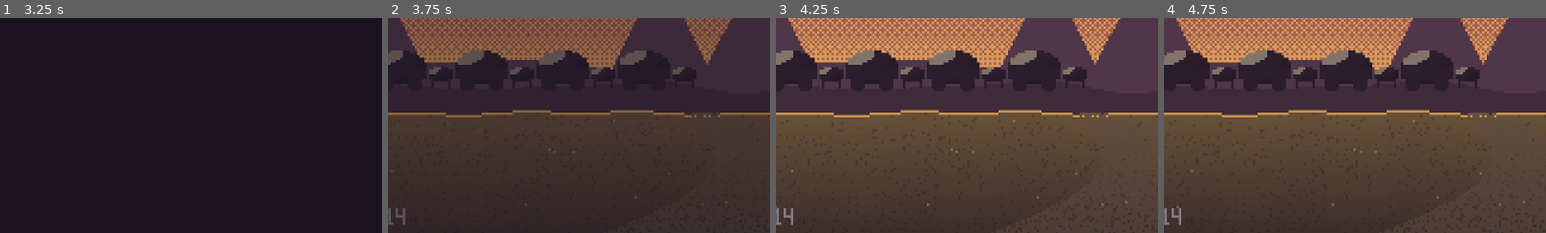
Above: before the commit, frames 1-4 (left to right).
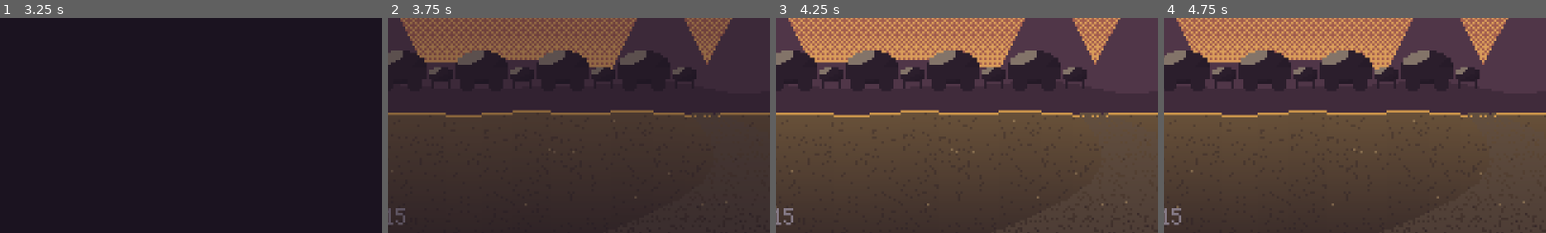
Above: after the commit, the same moments.

Repository: rodriguezric/the_caravan_thief
Game: Godot game, scene res://scenes/shell.tscn
Two runs of this game, one before a commit and one after it. Both use one fixed random seed, a clock stepped at 60 frames per second and the inputs below.
Inputs (mouse positions are % of the whole screen's width and height, from its top left):
- Up to frame 1 (3.25 s): tap Enter at 0.5 s; move the mouse to (72, 45) at 0.52 s; hold Right (right) 0.53-1.25 s; hold Shift (run) 0.53-1.25 s; click (72, 45) at 0.67 s; tap Space at 0.77, 1.07 s; tap Z (accept) at 1.25 s; drag from (30, 55) to (45, 70) at 1.27 s; move the mouse to (60, 28) at 2.02 s; hold Right (right) 2.03-2.75 s; hold Shift (run) 2.03-2.75 s; drag from (45, 70) to (20, 35) at 2.77 s
- Up to frame 2 (3.75 s): move the mouse to (80, 65) at 3.52 s; hold Left (left) from 3.53 s (still down); hold Shift (run) from 3.53 s (still down); tap Keypad Enter at 3.6 s
- Up to frame 3 (4.25 s): keep holding Left (left); keep holding Shift (run); tap Space at 3.77, 4.07 s
- Up to frame 4 (4.75 s): release Left (left) at 4.25 s; release Shift (run) at 4.25 s; drag from (20, 35) to (35, 25) at 4.27 s
The pictures show only the part of the screen within x 8-58%, y 49-99%; the shares and areas given below are measured in that part.

Frame 1 is identical in both runs. In frame 2, 0.1% of the frame differs, in the area x 2-5%, y 88-97%; in frame 3, 0.1%; in frame 4, 0.1%.

Commit message:
bugfix_s3_leave_sword_wick_bracken_battle_unstaged
Stage the S3 "Leave it" route: Wick taking the blade on screen, a hunter in
the wagon doorway, Rook and Wick bolting out, and a camp cutscene where
Bracken charges in before the battle. Version 0.3.15.

Co-Authored-By: Claude Opus 5.5 <noreply@anthropic.com>
Claude-Session: https://claude.ai/code/session_01WHBNR7RVHmtr9nF6sourU4

Diff:
--- a/project.godot
+++ b/project.godot
@@ -12,7 +12,7 @@
 
 config/name="The Caravan Thief"
 config/description="Sword Stories: The Caravan Thief. A heist JRPG about a thief, a cursed sword, and the difference between taking something and owning it."
-config/version="0.3.14"
+config/version="0.3.15"
 run/main_scene="res://scenes/shell.tscn"
 config/features=PackedStringArray("4.6")
 run/flush_stdout_on_print=true
--- a/scripts/story/story_act1.gd
+++ b/scripts/story/story_act1.gd
@@ -1081,10 +1081,56 @@
 	await s.say("rook", "Wick, NO-", "shock")
 	await s.walk("wick", [Vector2i(6, 4)], 70.0)
 	await s.narrate("And then Wick is past him, both hands in the box.")
+	# the blade takes to him at once
+	wick.face(1)
+	s.sfx("omen", 1.0, -4.0)
+	s.flash(Pal.OMEN, 0.3)
+	wick.set_spec(Data.spec("wick_sword"))
+	wick.set_mood("omen")
+	wick.hop(4.0)
+	Game.set_flag("wick_sword")
+	await s.wait(0.4)
+	# and a hunter in the doorway
 	s.sfx("door", 1.0, -4.0)
+	var h := s.spawn("hunter", Vector2i(6, 6), 1, {"id": "hunter"})
+	h.hop(6.0)
+	r.emote("!")
 	await s.say("hunter", "THIEVES! At the cargo!", "angry")
+	await s.say("rook", "Out. OUT!", "shock")
+	# they bowl past him and out into the night
+	s.walk("wick", [Vector2i(5, 4), Vector2i(5, 5)], 110.0)
+	await s.wait(0.15)
+	h.hop(8.0)
+	h.face(3)
+	await s.walk("player", [Vector2i(4, 5)], 110.0)
+	r.face(0)
+	wick.face(0)
+	for a in [r, wick]:
+		a.create_tween().tween_property(a, "modulate:a", 0.0, 0.2)
+	await s.wait(0.25)
 	s.w.remove_npc("wick")
-	Game.set_flag("wick_sword")
+	s.w.remove_npc("hunter")
+	r.visible = false
+	# outside: the camp waking up, and Bracken coming at a run
+	var c := await s.cine("night_camp", 0.4)
+	c.animate_bg("night_camp", 4, 2.0)
+	var rk := c.person("rook", Vector2(-20, 156), 2, "shock", "run")
+	rk.set_spec(s.rook_spec())
+	var wkc := c.person("wick_sword", Vector2(-50, 156), 2, "omen", "run")
+	c.walk(rk, Vector2(170, 156), 140.0)
+	await c.walk(wkc, Vector2(130, 156), 140.0)
+	var foes := []
+	for k in 3:
+		var f := c.person("guard" if k == 1 else "hunter", Vector2(350 + k * 24, 156), 3, "angry", "run")
+		c.walk(f, Vector2(236 + k * 26, 156), 120.0)
+		foes.append(f)
+	s.sfx("alert", 1.0, -4.0)
+	await s.wait(0.6)
+	var br := c.person("bracken", Vector2(-30, 156), 2, "angry", "run")
+	await c.walk(br, Vector2(196, 156), 170.0)
+	br.hop(6.0)
+	await s.say("bracken", "Nobody lays a hook on the boy. Nobody.", "angry")
+	await s.say("rook", "Wick, stay behind us!", "determined")
 	var res := await s.battle({
 		"id": "s3_wick", "title": "The hunters come running!", "bg": "camp", "music": "battle",
 		"party": ["rook", "bracken"],
@@ -1108,6 +1154,9 @@
 	})
 	if res.outcome == "defeat":
 		Game.set_flag("injured")
+	if is_instance_valid(r):
+		r.visible = true
+		r.modulate.a = 1.0
 
 
 func _s3_escape() -> void:
Not shown, changed: patchnotes.md
